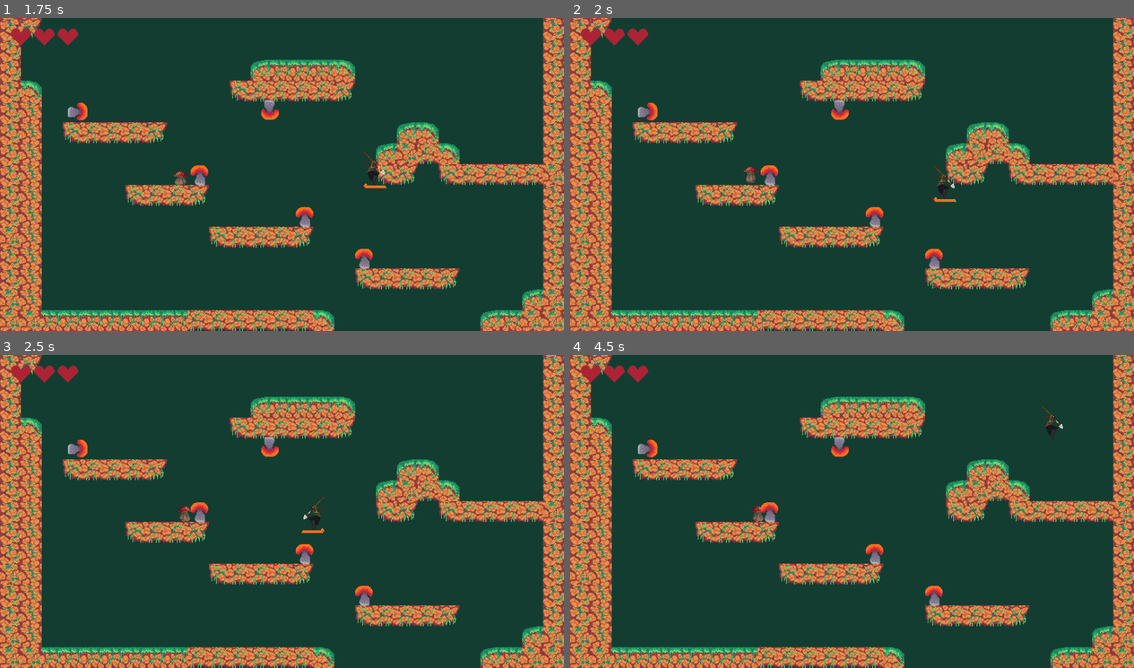
Above: before the commit, frames 1-4 (two rows, left to right).
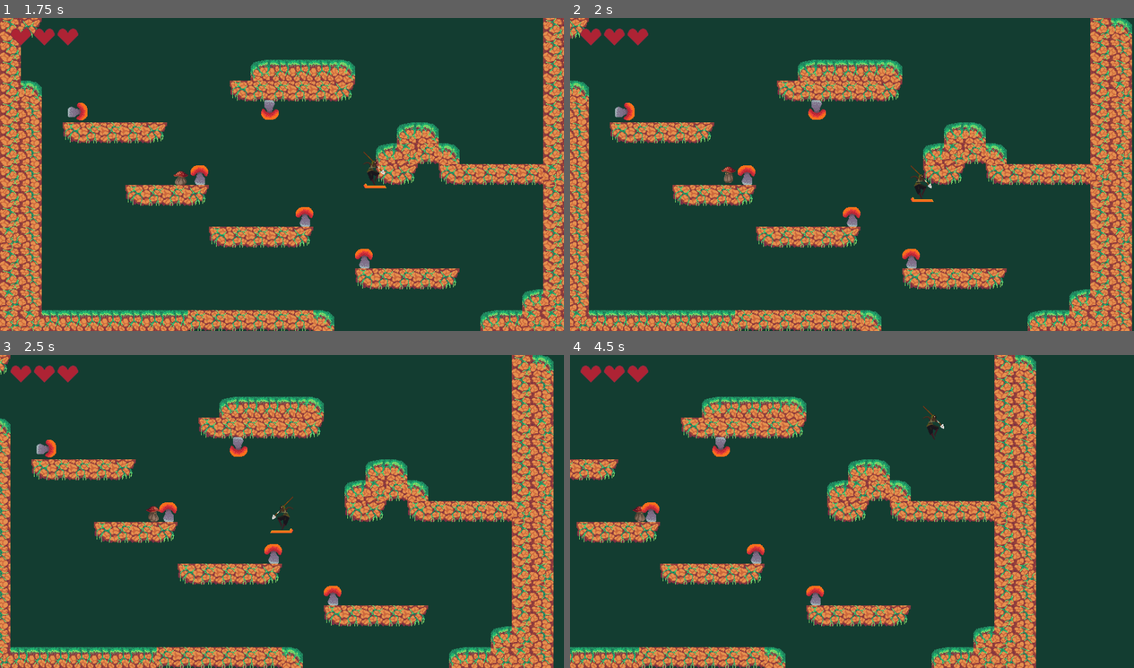
Above: after the commit, the same moments.

Repository: lemilonkh/GameOff23
Game: Godot game, scene res://scenes/main.tscn
The game is run twice, just before and just after one commit, with the same random seed, the same clock (stepped at 60 frames per second) and the same inputs.
Inputs:
- Up to frame 1 (1.75 s): tap Enter at 0.5 s; hold K (attack) 0.53-1.28 s; hold Right (move_right) from 0.53 s (still down); tap Space (jump) at 0.77, 1.52 s; tap J (glide) at 1.35 s
- Up to frame 2 (2 s): keep holding Right (move_right)
- Up to frame 3 (2.5 s): release Right (move_right) at 2.03 s; hold Left (move_left) from 2.03 s (still down); hold Shift from 2.03 s (still down)
- Up to frame 4 (4.5 s): release Left (move_left) at 2.78 s; release Shift at 2.78 s; hold Right (move_right) 2.78-4.28 s; tap K (attack) at 2.85 s; tap Space (jump) at 3.02, 3.77 s; hold J (glide) 3.53-4.28 s; hold Left (move_left) from 4.28 s (still down); tap Shift at 4.35 s

Frame 1 is identical in both runs. In frame 2, 29% of the frame differs, in the area x 0-100%, y 0-100%; in frame 3, 32%; in frame 4, 41%.

Commit message:
Add smooth following camera to player

Diff:
--- a/scenes/player.tscn
+++ b/scenes/player.tscn
@@ -343,6 +343,16 @@
 shape = SubResource("CapsuleShape2D_fjgps")
 debug_color = Color(0, 0.6, 0.701961, 0)
 
+[node name="Camera2D" type="Camera2D" parent="."]
+limit_left = 0
+limit_top = 0
+limit_right = 1344
+limit_bottom = 1008
+position_smoothing_enabled = true
+drag_horizontal_enabled = true
+drag_vertical_enabled = true
+editor_draw_limits = true
+
 [node name="AnimationPlayer" type="AnimationPlayer" parent="."]
 
 [node name="CanvasLayer" type="CanvasLayer" parent="."]
